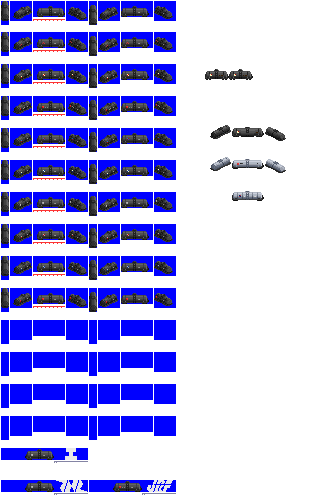
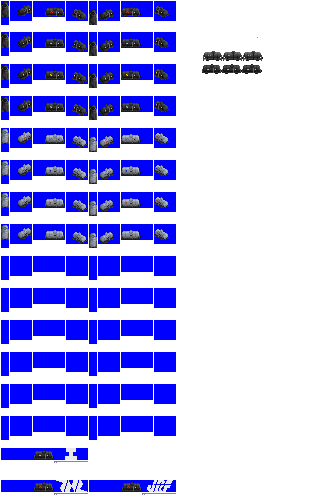
Layered file, before and after one edit (335x500). Changes by layer:
showed "tamu 500", painted on it over (1, 2, 263, 492)
hid "taki 3000" over (1, 1, 286, 492)
